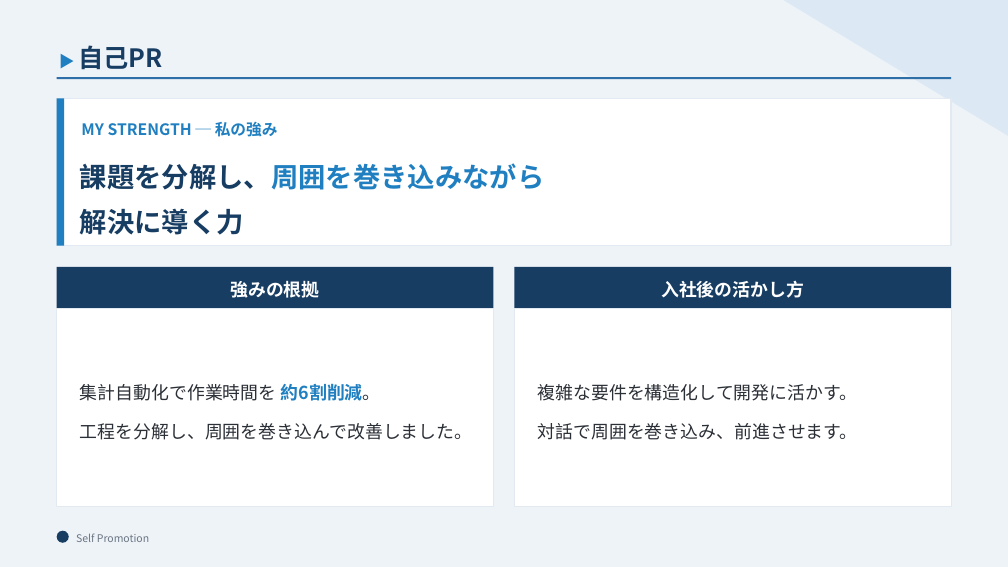
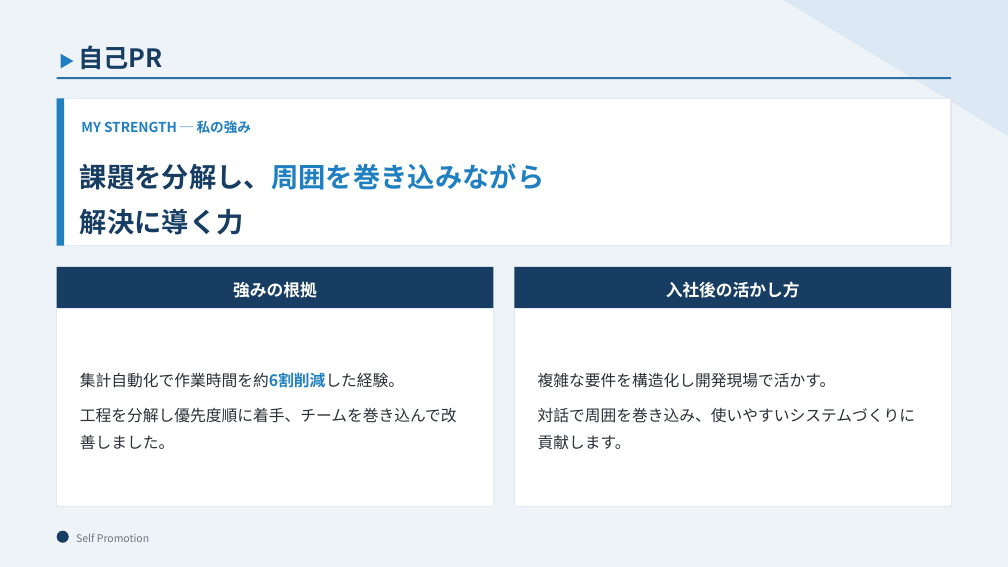
Before and after one commit to Yokochi513/Procson, a slide deck: slide 3 of recruitment-slides/es-slides.pptx. Drawn at 1008x567 pixels with LibreOffice and Linux fonts; fonts in the diff are those of the drawing. Boxes give left, top, right and bottom in pixels: in the first picture for what was removed or moved away, otherwise in the second. Text is boxed around its words. In the diff, an @@ line names an element or a change of style, - is before the commit and + after.

```diff
--- a/recruitment-slides/es-slides.pptx
+++ b/recruitment-slides/es-slides.pptx
@@ text "MY STRENGTH ─ 私の強み" at (81,120,251,134): size 15 to 13 pt @@
@@ text "強みの根拠" at (233,281,317,298): size 17 to 16 pt @@
@@ text "入社後の活かし方" at (666,281,800,298): size 17 to 16 pt @@
@@ text at (80,372,457,450): text changed; size 17 to 15 pt @@
-集計自動化で作業時間を 約6割削減。
-工程を分解し、周囲を巻き込んで改善しました。
+集計自動化で作業時間を約6割削減した経験。
+工程を分解し優先度順に着手、チームを巻き込んで改善しました。
@@ text at (538,372,915,449): text changed; size 17 to 15 pt @@
-複雑な要件を構造化して開発に活かす。
-対話で周囲を巻き込み、前進させます。
+複雑な要件を構造化し開発現場で活かす。
+対話で周囲を巻き込み、使いやすいシステムづくりに貢献します。
```
Also in this commit, not shown: 2 other slides changed, 1 other file.
